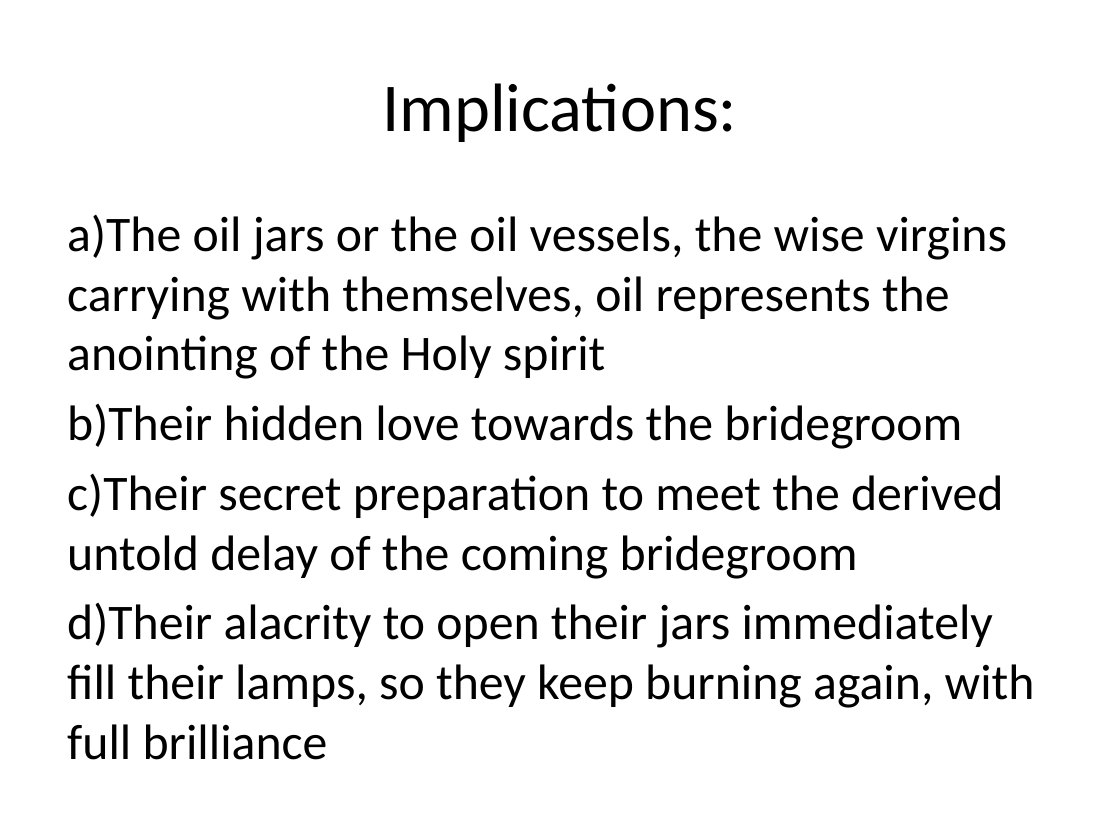
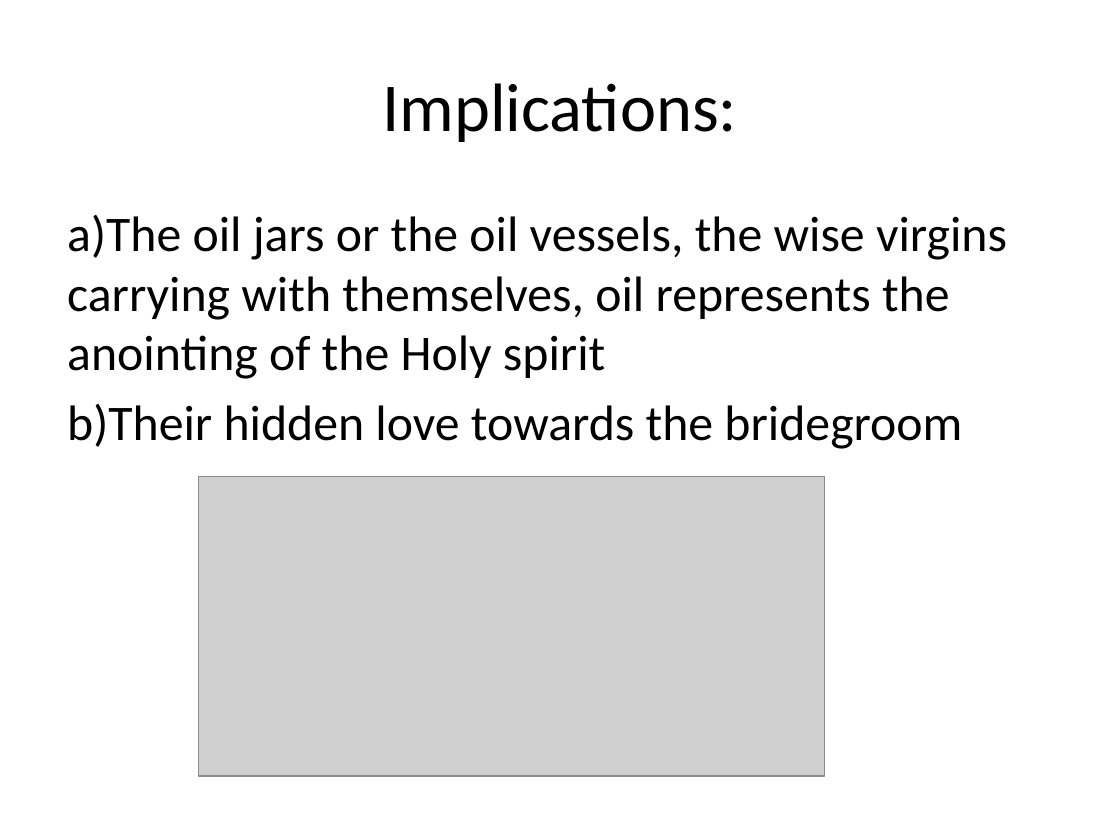
Before and after one commit to GOVARTHANAN123/Time, a slide deck: slide 22 of singapore_presentation2.pptx (slide 19 before the commit). Drawn at 1120x840 pixels with LibreOffice and Linux fonts; fonts in the diff are those of the drawing; grey boxes stand for pictures. Boxes give left, top, right and bottom in pixels: in the first picture for what was removed or moved away, otherwise in the second. Text is boxed around its words. In the diff, an @@ line names an element or a change of style, - is before the commit and + after.

```diff
--- a/singapore_presentation2.pptx
+++ b/singapore_presentation2.pptx
@@ text at [67, 474, 1035, 760]: paragraphs removed @@
-c)Their secret preparation to meet the derived untold delay of the coming bridegroom
-d)Their alacrity to open their jars immediately fill their lamps, so they keep burning again, with full brilliance
@@ picture added at [198, 477, 824, 776] @@
```
Also in this commit, not shown: 5 other slides changed, 4 slides added, 2 other files.
